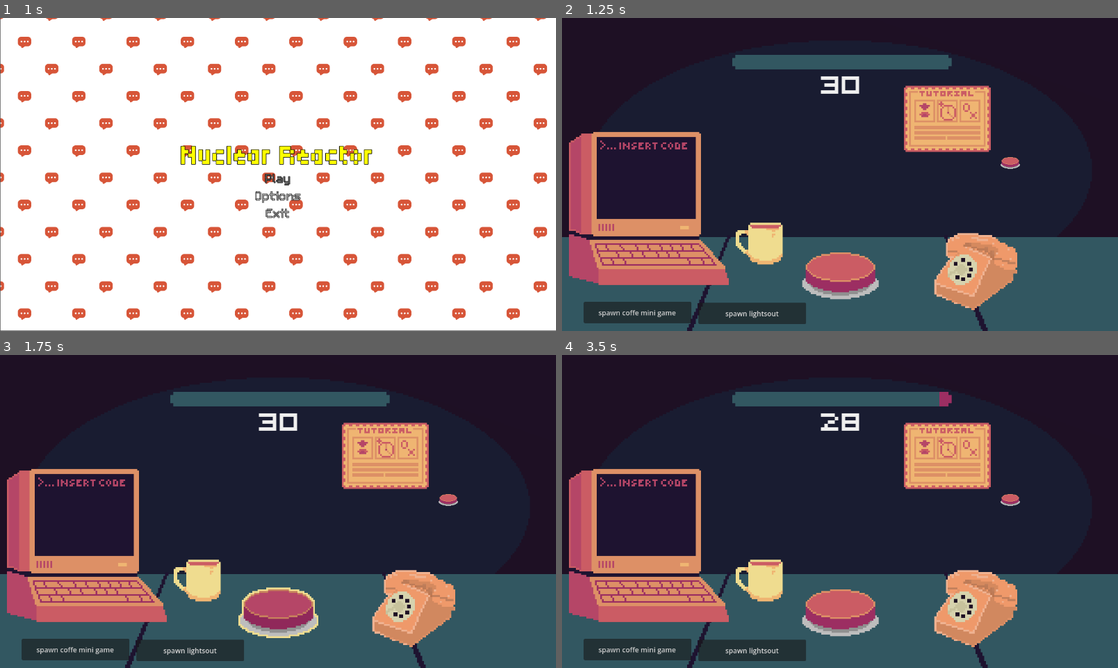
Above: before the commit, frames 1-4 (two rows, left to right).
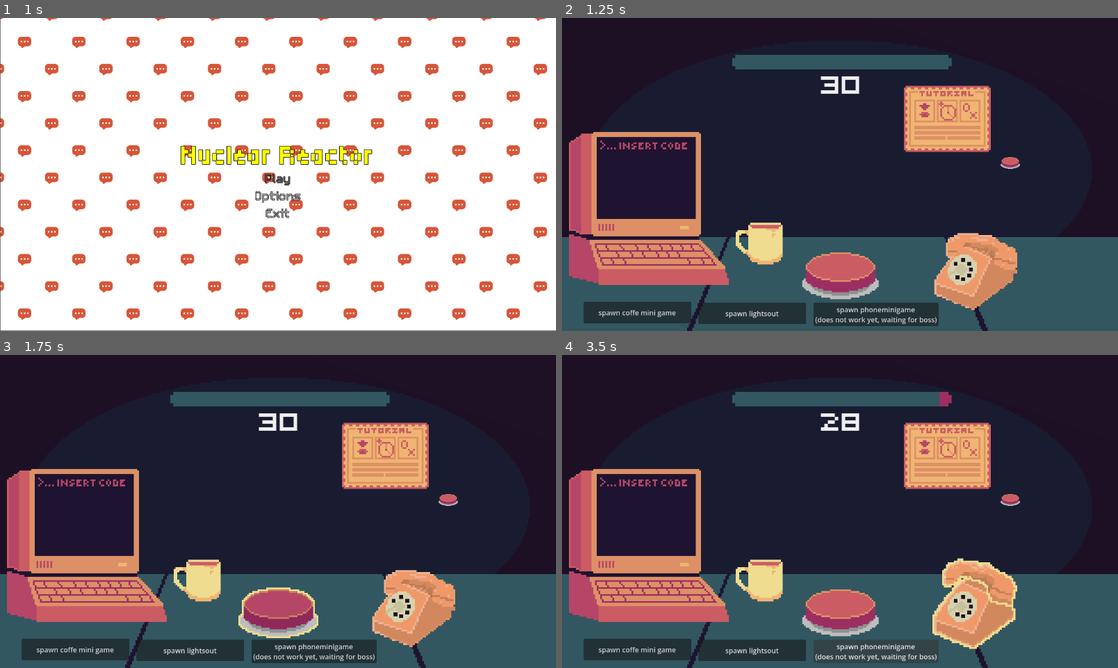
Above: after the commit, the same moments.

Repository: EroAxe/GMTK-2026-CICD-Test
Game: Godot game, scene res://Scenes/main_menu.tscn
Two runs of this game, one before a commit and one after it. Both use one fixed random seed, a clock stepped at 60 frames per second and the inputs below. Sound files missing from this copy of the repository are replaced by a short silence.
Inputs (mouse positions are in pixels of both pictures, inside the frame that each line leads up to):
- Up to frame 1 (1 s): click "Play" at 0.5 s
- Up to frame 2 (1.25 s): no input
- Up to frame 3 (1.75 s): click (278, 611) at 1.25 s
- Up to frame 4 (3.5 s): click (762, 580) at 2 s; click (873, 652) at 2.75 s, where only the run after the commit has a clickable "spawn phoneminigame (does not…"

Frame 1 is identical in both runs. In frame 2, 1.7% of the frame differs, in the area x 45-68%, y 90-99%; in frame 3, 1.7%; in frame 4, 2.8%, in the area x 45-82%, y 64-99%.

Commit message:
BugFixes, Phoneminige in process
Bus index -1, coffee beign on top on when monitor is opned

Diff:
--- a/Scenes/minigames/phone_minigame.tscn
+++ b/Scenes/minigames/phone_minigame.tscn
@@ -3,9 +3,6 @@
 [ext_resource type="Texture2D" uid="uid://dp2hwyxe1hdbb" path="res://Assets/Phone_minigame/Phone_idle.png" id="1_cfjcu"]
 [ext_resource type="Script" uid="uid://biip0qvpffsgu" path="res://Scripts/minigames/phone_minigame.gd" id="1_uav7e"]
 [ext_resource type="Texture2D" uid="uid://cc1t25efvlohl" path="res://Assets/Phone_minigame/Phone_animation_with_outline(SpriteSheet).png" id="2_uav7e"]
-
-[sub_resource type="RectangleShape2D" id="RectangleShape2D_svnkx"]
-size = Vector2(47, 43)
 
 [sub_resource type="AtlasTexture" id="AtlasTexture_2qd4r"]
 atlas = ExtResource("2_uav7e")
@@ -149,16 +146,21 @@
 "speed": 12.0
 }]
 
-[node name="Phone_minigame" type="Area2D" unique_id=1674045243]
+[node name="phone_minigame" type="Node2D" unique_id=541283544]
 script = ExtResource("1_uav7e")
 
-[node name="CollisionShape2D" type="CollisionShape2D" parent="." unique_id=526570492]
-position = Vector2(237.5, 145.5)
-shape = SubResource("RectangleShape2D_svnkx")
+[node name="AnimatedSprite2D" type="AnimatedSprite2D" parent="." unique_id=1341281705]
+position = Vector2(946, 559)
+scale = Vector2(4.4375, 4.4150944)
+sprite_frames = SubResource("SpriteFrames_svnkx")
+animation = &"ringing_with_outline"
+autoplay = "idle"
 
-[node name="AnimatedSprite2D" type="AnimatedSprite2D" parent="." unique_id=1341281705]
-position = Vector2(236.5, 139.75)
-scale = Vector2(1.109375, 1.1037736)
-sprite_frames = SubResource("SpriteFrames_svnkx")
-animation = &"idle"
-autoplay = "idle"
+[node name="Button" type="Button" parent="." unique_id=2125307048]
+offset_left = 856.0
+offset_top = 489.0
+offset_right = 1050.0
+offset_bottom = 671.0
+flat = true
+
+[connection signal="pressed" from="Button" to="." method="_on_button_pressed"]
--- a/Scenes/monitor.tscn
+++ b/Scenes/monitor.tscn
@@ -6,6 +6,7 @@
 [ext_resource type="Texture2D" uid="uid://b10mx11x51438" path="res://Assets/Fonts/Hovered (1).png" id="4_go7yp"]
 
 [node name="monitor" type="Node2D" unique_id=883829042]
+z_index = 1
 script = ExtResource("1_k0o2w")
 
 [node name="ColorRect" type="ColorRect" parent="." unique_id=879155985]
--- a/Scenes/prototype.tscn
+++ b/Scenes/prototype.tscn
@@ -14,10 +14,12 @@
 [ext_resource type="FontFile" uid="uid://cd56rc38eaf7m" path="res://Assets/Fonts/QuinqueFive.ttf" id="10_baih7"]
 [ext_resource type="Texture2D" uid="uid://wfajhnw8vkqj" path="res://Assets/Computer_and_screens/computerlefthover.webp" id="10_xnjhx"]
 [ext_resource type="PackedScene" uid="uid://deso7chb543fb" path="res://Scenes/menu_controller.tscn" id="12_xnjhx"]
-[ext_resource type="PackedScene" uid="uid://dmoos8dqd414g" path="res://Scenes/minigames/phone_minigame.tscn" id="17_40fcm"]
+[ext_resource type="Script" uid="uid://lj43v8vfslbh" path="res://Scripts/minigames.gd" id="17_go56e"]
 [ext_resource type="Texture2D" uid="uid://diig05lu15bdd" path="res://Assets/coffe_assets/coffee.webp" id="17_y8y5s"]
 [ext_resource type="PackedScene" uid="uid://57s6ndepfpq0" path="res://Scenes/Dialogue.tscn" id="18_044ci"]
 [ext_resource type="Texture2D" uid="uid://ttqcuc4iskp2" path="res://Assets/coffe_assets/coffeehover.webp" id="18_aya2x"]
+[ext_resource type="Texture2D" uid="uid://dp2hwyxe1hdbb" path="res://Assets/Phone_minigame/Phone_idle.png" id="18_c7ddf"]
+[ext_resource type="Texture2D" uid="uid://cc1t25efvlohl" path="res://Assets/Phone_minigame/Phone_animation_with_outline(SpriteSheet).png" id="19_1xmnc"]
 [ext_resource type="Shader" uid="uid://dh3mno6ianhjw" path="res://Assets/Shaders/drowsiness.gdshader" id="21_aya2x"]
 [ext_resource type="Texture2D" uid="uid://brs088knxpr3" path="res://Assets/Fonts/03.stronger_choices/488d6042bbb48b409ea7d633200c7a880ace1b9c.png" id="22_aya2x"]
 [ext_resource type="PackedScene" uid="uid://jpo4ke8knmy6" path="res://Scenes/light_switch.tscn" id="23_go56e"]
@@ -26,6 +28,151 @@
 line_spacing = 3.82
 font = ExtResource("10_baih7")
 font_size = 40
+
+[sub_resource type="RectangleShape2D" id="RectangleShape2D_svnkx"]
+size = Vector2(47, 43)
+
+[sub_resource type="AtlasTexture" id="AtlasTexture_2qd4r"]
+atlas = ExtResource("19_1xmnc")
+region = Rect2(0, 0, 64, 53)
+
+[sub_resource type="AtlasTexture" id="AtlasTexture_td6f2"]
+atlas = ExtResource("19_1xmnc")
+region = Rect2(64, 0, 64, 53)
+
+[sub_resource type="AtlasTexture" id="AtlasTexture_hn1cw"]
+atlas = ExtResource("19_1xmnc")
+region = Rect2(128, 0, 64, 53)
+
+[sub_resource type="AtlasTexture" id="AtlasTexture_g6oc3"]
+atlas = ExtResource("19_1xmnc")
+region = Rect2(192, 0, 64, 53)
+
+[sub_resource type="AtlasTexture" id="AtlasTexture_rq2bp"]
+atlas = ExtResource("19_1xmnc")
+region = Rect2(256, 0, 64, 53)
+
+[sub_resource type="AtlasTexture" id="AtlasTexture_u83ie"]
+atlas = ExtResource("19_1xmnc")
+region = Rect2(320, 0, 64, 53)
+
+[sub_resource type="AtlasTexture" id="AtlasTexture_puphq"]
+atlas = ExtResource("19_1xmnc")
+region = Rect2(384, 0, 64, 53)
+
+[sub_resource type="AtlasTexture" id="AtlasTexture_ws15d"]
+atlas = ExtResource("19_1xmnc")
+region = Rect2(448, 0, 64, 53)
+
+[sub_resource type="AtlasTexture" id="AtlasTexture_qymmg"]
+atlas = ExtResource("19_1xmnc")
+region = Rect2(512, 0, 64, 53)
+
+[sub_resource type="AtlasTexture" id="AtlasTexture_0rcei"]
+atlas = ExtResource("19_1xmnc")
+region = Rect2(576, 0, 64, 53)
+
+[sub_resource type="AtlasTexture" id="AtlasTexture_dkm7n"]
+atlas = ExtResource("19_1xmnc")
+region = Rect2(640, 0, 64, 53)
+
+[sub_resource type="AtlasTexture" id="AtlasTexture_ielyw"]
+atlas = ExtResource("19_1xmnc")
+region = Rect2(704, 0, 64, 53)
+
+[sub_resource type="AtlasTexture" id="AtlasTexture_bj3jq"]
+atlas = ExtResource("19_1xmnc")
+region = Rect2(768, 0, 64, 53)
+
+[sub_resource type="AtlasTexture" id="AtlasTexture_ojswl"]
+atlas = ExtResource("19_1xmnc")
+region = Rect2(832, 0, 64, 53)
+
+[sub_resource type="AtlasTexture" id="AtlasTexture_yriaa"]
+atlas = ExtResource("19_1xmnc")
+region = Rect2(896, 0, 64, 53)
+
+[sub_resource type="AtlasTexture" id="AtlasTexture_nmwst"]
+atlas = ExtResource("19_1xmnc")
+region = Rect2(960, 0, 64, 53)
+
+[sub_resource type="AtlasTexture" id="AtlasTexture_ad5n0"]
+atlas = ExtResource("19_1xmnc")
+region = Rect2(1024, 0, 64, 53)
+
+[sub_resource type="AtlasTexture" id="AtlasTexture_5ndrj"]
+atlas = ExtResource("19_1xmnc")
+region = Rect2(1088, 0, 64, 53)
+
+[sub_resource type="SpriteFrames" id="SpriteFrames_svnkx"]
+animations = [{
+"frames": [{
+"duration": 1.0,
+"texture": ExtResource("18_c7ddf")
+}],
+"loop": 1,
+"name": &"idle",
+"speed": 5.0
+}, {
+"frames": [{
+"duration": 1.0,
+"texture": SubResource("AtlasTexture_2qd4r")
+}, {
+"duration": 1.0,
+"texture": SubResource("AtlasTexture_td6f2")
+}, {
+"duration": 1.0,
+"texture": SubResource("AtlasTexture_hn1cw")
+}, {
+"duration": 1.0,
+"texture": SubResource("AtlasTexture_g6oc3")
+}, {
+"duration": 1.0,
+"texture": SubResource("AtlasTexture_rq2bp")
+}, {
+"duration": 1.0,
+"texture": SubResource("AtlasTexture_u83ie")
+}, {
+"duration": 1.0,
+"texture": SubResource("AtlasTexture_puphq")
+}, {
+"duration": 1.0,
+"texture": SubResource("AtlasTexture_ws15d")
+}, {
+"duration": 1.0,
+"texture": SubResource("AtlasTexture_qymmg")
+}, {
+"duration": 1.0,
+"texture": SubResource("AtlasTexture_0rcei")
+}, {
+"duration": 1.0,
+"texture": SubResource("AtlasTexture_dkm7n")
+}, {
+"duration": 1.0,
+"texture": SubResource("AtlasTexture_ielyw")
+}, {
+"duration": 1.0,
+"texture": SubResource("AtlasTexture_bj3jq")
+}, {
+"duration": 1.0,
+"texture": SubResource("AtlasTexture_ojswl")
+}, {
+"duration": 1.0,
+"texture": SubResource("AtlasTexture_yriaa")
+}, {
+"duration": 1.0,
+"texture": SubResource("AtlasTexture_nmwst")
+}, {
+"duration": 1.0,
+"texture": SubResource("AtlasTexture_ad5n0")
+}, {
+"duration": 1.0,
+"texture": SubResource("AtlasTexture_5ndrj")
+}],
+"loop": 1,
+"name": &"ringing_with_outline",
+"speed": 12.0
+}]
 
 [sub_resource type="ShaderMaterial" id="ShaderMaterial_aya2x"]
 shader = ExtResource("21_aya2x")
@@ -110,12 +257,23 @@
 texture_hover = ExtResource("10_xnjhx")
 stretch_mode = 4
 
+[node name="Coffee" type="TextureButton" parent="UI" unique_id=2119243225]
+layout_mode = 0
+offset_left = 396.0
+offset_top = 459.0
+offset_right = 426.0
+offset_bottom = 489.0
+scale = Vector2(4, 4)
+texture_normal = ExtResource("17_y8y5s")
+texture_hover = ExtResource("18_aya2x")
+stretch_mode = 4
+
 [node name="CountDown" type="Timer" parent="." unique_id=1652324838]
 autostart = true
 
 [node name="CanvasLayer" type="CanvasLayer" parent="." unique_id=236084694]
 
-[node name="Dialog" parent="CanvasLayer" unique_id=1292115522 instance=ExtResource("18_044ci")]
+[node name="Dialog" parent="CanvasLayer" unique_id=1292115522 groups=["dialog"] instance=ExtResource("18_044ci")]
 visible = false
 mouse_filter = 2
 
@@ -144,9 +302,21 @@
 unique_name_in_owner = true
 
 [node name="Minigames" type="Node2D" parent="." unique_id=485027352]
-
-[node name="Phone_minigame" parent="Minigames" unique_id=1674045243 instance=ExtResource("17_40fcm")]
-scale = Vector2(4, 4)
+script = ExtResource("17_go56e")
+
+[node name="Phone_minigame" type="Area2D" parent="Minigames" unique_id=1674045243]
+scale = Vector2(4, 4)
+
+[node name="CollisionShape2D" type="CollisionShape2D" parent="Minigames/Phone_minigame" unique_id=526570492]
+position = Vector2(237.5, 145.5)
+shape = SubResource("RectangleShape2D_svnkx")
+
+[node name="AnimatedSprite2D" type="AnimatedSprite2D" parent="Minigames/Phone_minigame" unique_id=1341281705]
+position = Vector2(236.5, 139.75)
+scale = Vector2(1.109375, 1.1037736)
+sprite_frames = SubResource("SpriteFrames_svnkx")
+animation = &"idle"
+autoplay = "idle"
 
 [node name="spawncoffeeminigame" type="Button" parent="." unique_id=2038402254]
 offset_left = 50.0
@@ -161,6 +331,14 @@
 offset_right = 562.0
 offset_bottom = 704.0
 text = "spawn lightsout"
+
+[node name="spawnponhone" type="Button" parent="." unique_id=21882747]
+offset_left = 579.0
+offset_top = 655.0
+offset_right = 827.0
+offset_bottom = 704.0
+text = "spawn phoneminigame
+(does not work yet, waiting for boss)"
 
 [node name="darkness_overlay" type="ColorRect" parent="." unique_id=624883040 groups=["darkness_overlay"]]
 z_index = 10
@@ -182,19 +360,8 @@
 offset_bottom = -2.0
 mouse_filter = 2
 
-[node name="Coffee" type="TextureButton" parent="." unique_id=2119243225]
-offset_left = 396.0
-offset_top = 459.0
-offset_right = 426.0
-offset_bottom = 489.0
-scale = Vector2(4, 4)
-texture_normal = ExtResource("17_y8y5s")
-texture_hover = ExtResource("18_aya2x")
-stretch_mode = 4
-
 [connection signal="pressed" from="UI/Computer" to="." method="_on_computer_pressed"]
 [connection signal="timeout" from="CountDown" to="." method="_on_count_down_timeout"]
 [connection signal="pressed" from="spawncoffeeminigame" to="." method="_on_spawncoffeeminigame_pressed"]
 [connection signal="pressed" from="spawnlightsout" to="." method="_on_spawnlightsout_pressed"]
-
-[editable path="Minigames/Phone_minigame"]
+[connection signal="pressed" from="spawnponhone" to="." method="_on_spawnponhone_pressed"]
--- a/Scripts/dialogue.gd
+++ b/Scripts/dialogue.gd
@@ -73,6 +73,7 @@
 		if choice.is_quit == true:
 			# Changed from get_tree().quit to hide
 			button.pressed.connect(hide)
+
 		else:
 			var target_line_idx := choice.target_line_idx
 			button.pressed.connect(show_text.bind(target_line_idx))
--- a/Scripts/light_switch.gd
+++ b/Scripts/light_switch.gd
@@ -2,13 +2,6 @@
 
 @onready var switch: AnimatedSprite2D = $Switch
 @onready var light_bulb: PointLight2D = %LightBulb
-
-
-func _process(delta: float) -> void:
-	if MiniGameManager.is_active("lightsout"):
-		hide()
-	else:
-		show()
 
 func _on_timer_timeout() -> void:
 	if light_bulb.enabled == true:
--- /dev/null
+++ b/Scripts/minigames.gd
@@ -0,0 +1,22 @@
+extends Node2D
+@onready var light_switch: Area2D = $"../LightSwitch"
+@onready var phone: Area2D = $Phone_minigame
+@onready var coffee: TextureButton = $"../UI/Coffee"
+
+
+func _process(delta: float) -> void:
+	if MiniGameManager.is_active("coffee"):
+		coffee.hide()
+	else:
+		coffee.show()
+
+
+	if MiniGameManager.is_active("lightsout"):
+		light_switch.hide()
+	else:
+		light_switch.show()
+
+	if MiniGameManager.is_active("phone"):
+		phone.hide()
+	else:
+		phone.show()
--- a/Scripts/minigames/coffee_minigame.gd
+++ b/Scripts/minigames/coffee_minigame.gd
@@ -10,7 +10,6 @@
 func _ready() -> void:
 	darkness_overlay = get_tree().get_first_node_in_group("darkness_overlay")
 	print("Found overlay: ", darkness_overlay)
-	coffee_button.z_index = 100
 	darkness_overlay.material.set_shader_parameter("drowsiness", 0.0)
 	coffee_button.pressed.connect(_on_coffee_pressed)
 	EventBus.fire("minigame_started", {"instance": self})
@@ -27,3 +26,4 @@
 
 func _finish_minigame() -> void:
 	EventBus.fire("minigame_completed", {"instance": self})
+	queue_free()
--- a/Scripts/minigames/phone_minigame.gd
+++ b/Scripts/minigames/phone_minigame.gd
@@ -1,14 +1,18 @@
-extends Area2D
+extends Node2D
 
-func _input_event(viewport: Viewport, event: InputEvent, shape_index: int):
-	var event_is_mouse_click: bool = (
-		event is InputEventMouseButton and
-		event.button_index == MOUSE_BUTTON_LEFT and
-		event.is_pressed()
-	)
+@onready var animated_sprite_2d: AnimatedSprite2D = $AnimatedSprite2D
+var dialog
 
-	if event_is_mouse_click:
-		open_dialogue_box()
+func _ready() -> void:
+	dialog = get_tree().get_first_node_in_group("dialog")
+	trigger_phone_call()
 
-func open_dialogue_box():
-	pass
+func trigger_phone_call() -> void:
+	AudioManager.play("phone_ringing")
+	animated_sprite_2d.play("ringing_with_outline")
+
+func _on_button_pressed() -> void:
+	animated_sprite_2d.play("idle")
+	dialog.show()
+	dialog.show_text(0)
+	print('press')
--- a/Scripts/prototype.gd
+++ b/Scripts/prototype.gd
@@ -8,7 +8,6 @@
 @onready var texture_progress_bar: TextureProgressBar = %TextureProgressBar
 @onready var phone_minigame: Area2D = $Phone_minigame
 @onready var dialog: Control = $CanvasLayer/Dialog
-@onready var animated_sprite_2d: AnimatedSprite2D = $Minigames/Phone_minigame/AnimatedSprite2D
 @onready var button_sound_effect: AudioStreamPlayer2D = %ButtonSoundEffect
 @onready var phone_ringing: AudioStreamPlayer2D = $PhoneRinging
 @onready var light_bulb: PointLight2D = $LightBulb
@@ -25,7 +24,6 @@
 	texture_progress_bar.max_value = initial_count
 	texture_progress_bar.value = _count
 	button.pressed.connect(_on_button_pressed)
-	trigger_phone_call()
 
 	AudioManager.play_random_ingame_music()
 
@@ -46,15 +44,7 @@
 	texture_progress_bar.value = _count
 	count_down.start()
 
-func trigger_phone_call() -> void:
-	await get_tree().create_timer(5.0).timeout
-	AudioManager.play("phone_ringing")
-	animated_sprite_2d.play("ringing_with_outline")
-	await get_tree().create_timer(5.0).timeout
-	animated_sprite_2d.play("idle")
-	AudioManager.stop_sfx("phone_ringing")
-	dialog.show()
-	dialog.show_text(0)
+
 
 func _on_computer_pressed() -> void:
 	if monitor_instance != null and is_instance_valid(monitor_instance):
@@ -70,3 +60,7 @@
 
 func _on_spawnlightsout_pressed() -> void:
 	MiniGameManager.spawn("lightsout",self)
+
+
+func _on_spawnponhone_pressed() -> void:
+	MiniGameManager.spawn("phone",self)
--- a/autoload/AudioManager.gd
+++ b/autoload/AudioManager.gd
@@ -1,11 +1,11 @@
 extends Node
 var num_players = 25
-var bus = "SFX"
-var music_bus = "Music"
+var bus = "Game_sound"
+var music_bus = "Game_music"
 var master_bus = "Master"
 var available: Array[AudioStreamPlayer] = []
 var queue: Array[Dictionary] = []
-var active_sfx: Dictionary = {} # player -> sfx_name
+var active_sfx: Dictionary = {}
 
 @export var footstep_pitch_variation := 0.1
 @export var splash_pitch_variation := 0.1
@@ -40,6 +40,10 @@
 		"variants": [preload("res://Assets/sound_effects/talking_synth.ogg")],
 		"category": "vocal",
 	},
+	"phone_ringing": {
+		"variants": [preload("res://Assets/sound_effects/118107_ndheger_old-style-phone-ringing-rings-three-times (mp3cut.net).wav")],
+		"category": "none",
+	}
 }
 
 var _last_variant_index: Dictionary = {}
--- a/autoload/MiniGameManager.gd
+++ b/autoload/MiniGameManager.gd
@@ -5,7 +5,8 @@
 var minigame_scenes := {
 	"report": preload("res://Scenes/minigames/report_minigame.tscn"),
 	"coffee": preload("res://Scenes/minigames/coffee_minigame.tscn"),
-	"lightsout": preload("res://Scenes/minigames/lightsout_minigame.tscn")
+	"lightsout": preload("res://Scenes/minigames/lightsout_minigame.tscn"),
+	"phone": preload("res://Scenes/minigames/phone_minigame.tscn")
 }
 
 func _ready() -> void:
Not shown, added: Scripts/minigames.gd.uid
